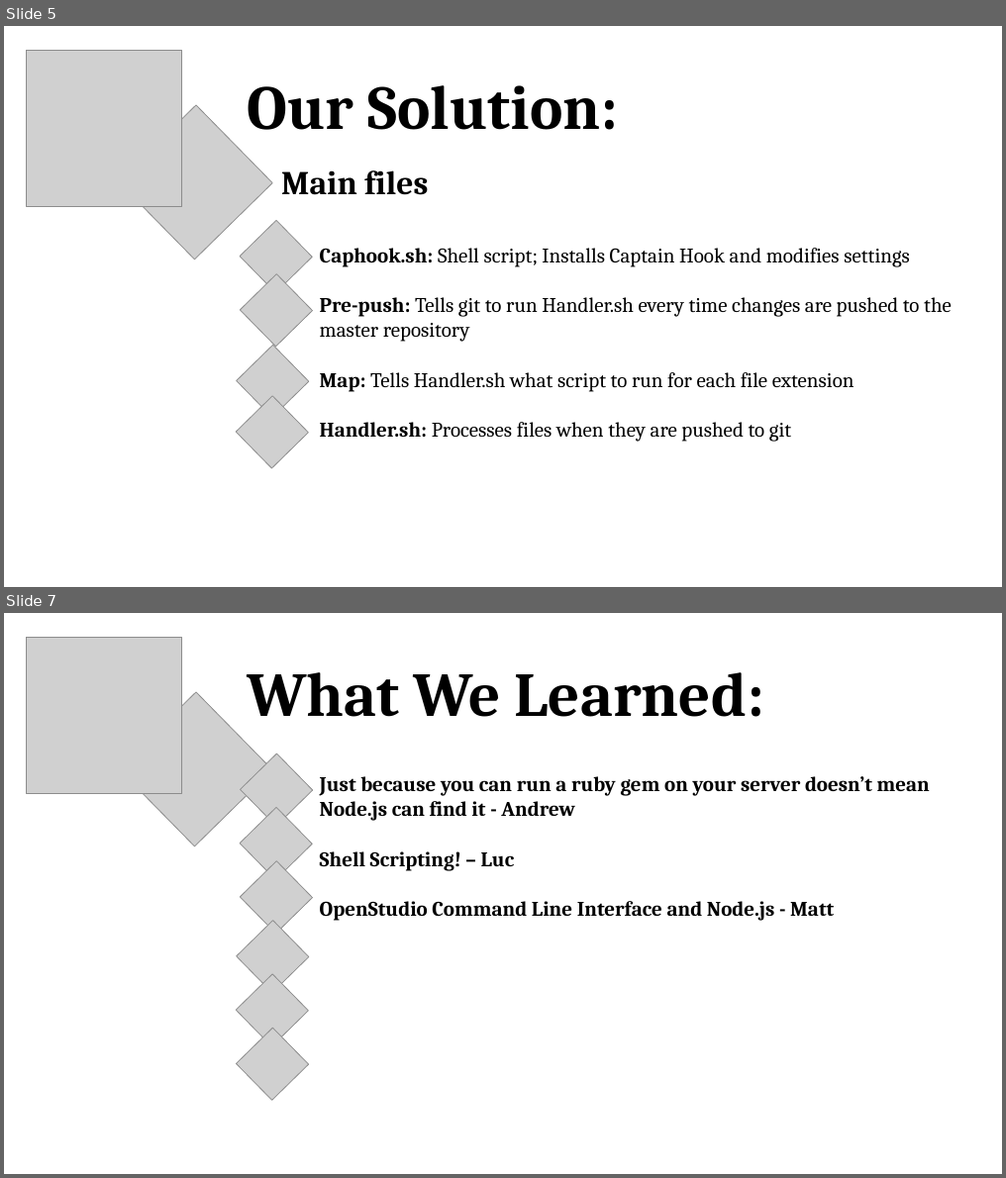
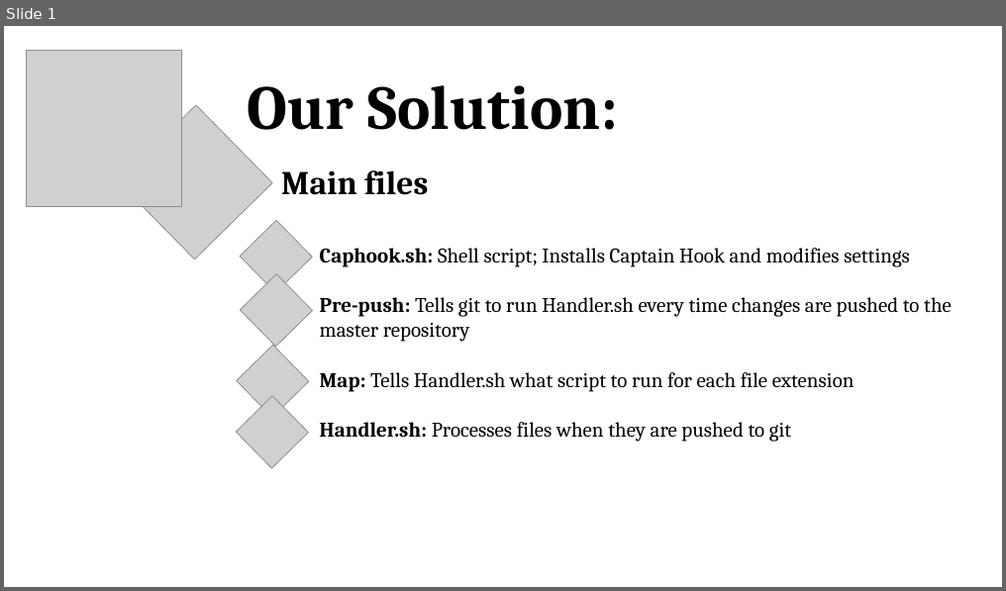
Before and after one commit to andrewsalveson/CaptainHook, a slide deck: presentation/CaptHook_Presentation_Luc.pptx. Shown one above the other, each under a label of ours: slides 5 and 7 before the commit, slide 1 after it; the slides between them are not shown. The pictures are 1006x1178 and 1006x591 pixels, drawn with LibreOffice and Linux fonts; fonts in the diff are those of the drawing; grey boxes stand for pictures. Boxes give left, top, right and bottom in pixels: in the first picture for what was removed or moved away, otherwise in the second. Text is boxed around its words. In the diff, an @@ line names an element or a change of style, - is before the commit and + after.

```diff
--- a/presentation/CaptHook_Presentation_Luc.pptx
+++ b/presentation/CaptHook_Presentation_Luc.pptx
@@ slide 7 removed at (4, 613, 1002, 1174), background #FFFFFF @@
@@ picture removed at (26, 637, 181, 792) @@
@@ picture removed at (119, 692, 273, 847) @@
@@ text removed at (248, 672, 764, 717) @@
-What We Learned:
@@ picture removed at (241, 754, 313, 826) @@
@@ text removed at (320, 776, 930, 921) @@
-Just because you can run a ruby gem on your server doesn’t mean Node.js can find it - Andrew
-Shell Scripting! – Luc
-OpenStudio Command Line Interface and Node.js - Matt
@@ picture removed at (240, 808, 312, 879) @@
@@ picture removed at (240, 861, 312, 934) @@
@@ picture removed at (237, 921, 309, 992) @@
@@ picture removed at (236, 974, 308, 1047) @@
@@ picture removed at (236, 1029, 308, 1100) @@
@@ what was slide 5 is now slide 1 @@
```
Also in this commit, not shown: 6 other slides removed.
